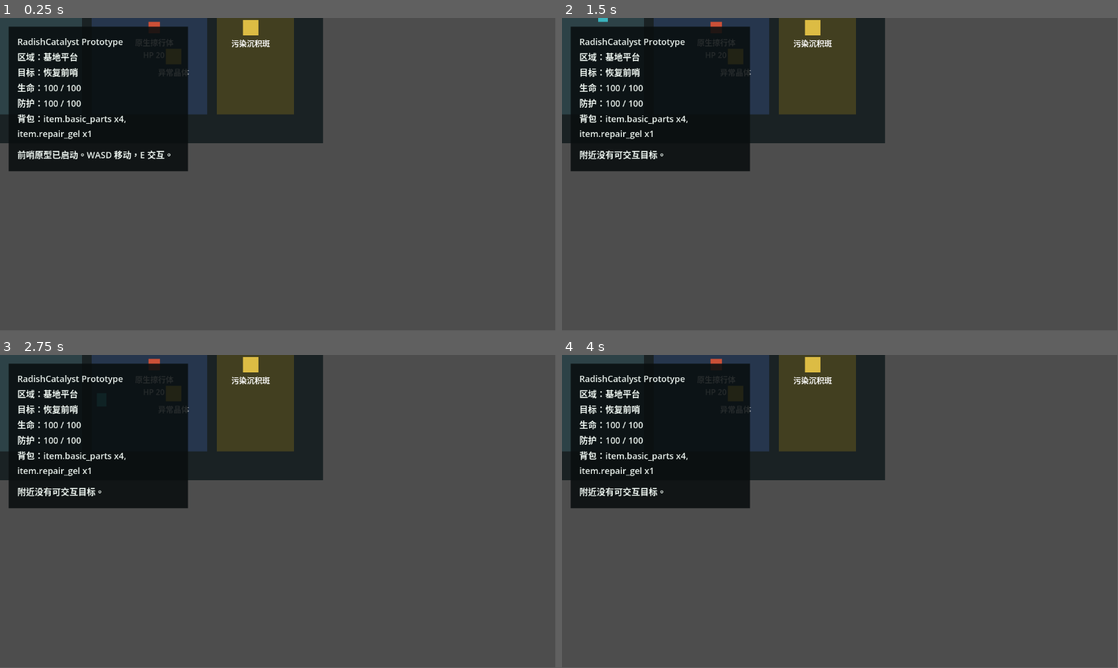
Above: before the commit, frames 1-4 (two rows, left to right).
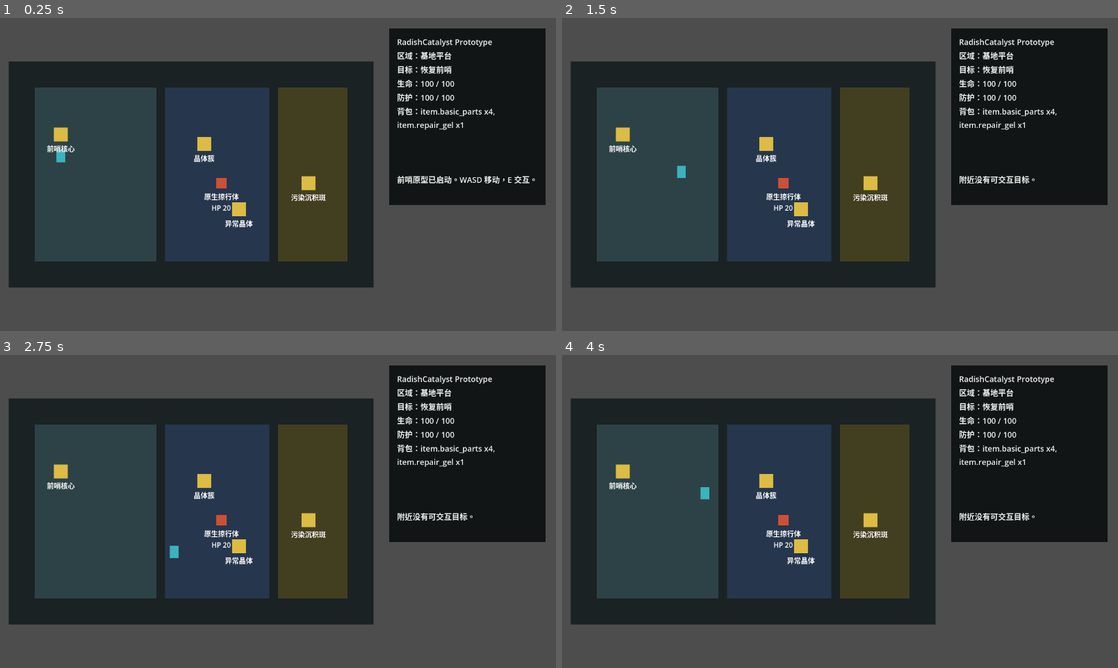
Above: after the commit, the same moments.

Repository: laugh0608/RadishCatalyst
Game: Godot game, scene res://scenes/boot/Boot.tscn
Same seed, same stepped clock (60 frames per second), same inputs: the game is played once before the commit and once after it.
Inputs:
- Up to frame 1 (0.25 s): no input
- Up to frame 2 (1.5 s): tap Enter at 0.5 s; hold D (move_right) 0.53-1.28 s; tap E (interact) at 0.6, 1.35 s; tap Space at 1.25 s; hold S (move_down) from 1.28 s (still down)
- Up to frame 3 (2.75 s): release S (move_down) at 2.03 s; hold D (move_right) from 2.03 s (still down); tap E (interact) at 2.1 s
- Up to frame 4 (4 s): release D (move_right) at 2.78 s; hold W (move_up) 2.78-3.53 s; tap E (interact) at 2.85, 3.6 s; hold A (move_left) from 3.53 s (still down)
The window is 799x449 before the commit and 800x450 after it. Grey fills any space a smaller window leaves; there, only what the larger window draws over its background counts as a difference.

The runs differ from the first frame. In frame 1, 66% of the frame differs, in the area x 0-99%, y 0-87%; in frame 2, 66%; in frame 3, 66%; in frame 4, 66%.

Commit message:
fix: 调整原型地图与 HUD 布局

Diff:
--- a/client/project.godot
+++ b/client/project.godot
@@ -14,6 +14,11 @@
 run/main_scene="res://scenes/boot/Boot.tscn"
 config/features=PackedStringArray("4.6", "Forward Plus")
 config/icon="res://icon.svg"
+
+[display]
+
+window/size/viewport_width=1280
+window/size/viewport_height=720
 
 [input]
 
--- a/client/scenes/game/GameRoot.tscn
+++ b/client/scenes/game/GameRoot.tscn
@@ -8,6 +8,6 @@
 script = ExtResource("1_game_root")
 
 [node name="VerticalSliceMap" parent="." instance=ExtResource("2_map")]
-position = Vector2(250, 0)
+position = Vector2(440, 360)
 
 [node name="PrototypeHud" parent="." instance=ExtResource("3_hud")]
--- a/client/scenes/ui/PrototypeHud.tscn
+++ b/client/scenes/ui/PrototypeHud.tscn
@@ -16,35 +16,37 @@
 script = ExtResource("1_hud")
 
 [node name="PanelBackground" type="ColorRect" parent="."]
-offset_left = 18.0
-offset_top = 18.0
-offset_right = 390.0
-offset_bottom = 318.0
+anchor_left = 1.0
+anchor_right = 1.0
+offset_left = -384.0
+offset_top = 24.0
+offset_right = -24.0
+offset_bottom = 430.0
 color = Color(0.0352941, 0.054902, 0.0588235, 0.88)
 
 [node name="StatusLabel" type="Label" parent="PanelBackground"]
 offset_left = 18.0
 offset_top = 18.0
-offset_right = 350.0
-offset_bottom = 190.0
+offset_right = 342.0
+offset_bottom = 248.0
 text = "Loading..."
 label_settings = SubResource("LabelSettings_status")
 autowrap_mode = 3
 
 [node name="PromptLabel" type="Label" parent="PanelBackground"]
 offset_left = 18.0
-offset_top = 206.0
-offset_right = 350.0
-offset_bottom = 242.0
+offset_top = 272.0
+offset_right = 342.0
+offset_bottom = 312.0
 text = ""
 label_settings = SubResource("LabelSettings_prompt")
 autowrap_mode = 3
 
 [node name="LogLabel" type="Label" parent="PanelBackground"]
 offset_left = 18.0
-offset_top = 252.0
-offset_right = 350.0
-offset_bottom = 286.0
+offset_top = 334.0
+offset_right = 342.0
+offset_bottom = 390.0
 text = ""
 label_settings = SubResource("LabelSettings_status")
 autowrap_mode = 3
Not shown, changed: docs/devlogs/2026-W18.md
